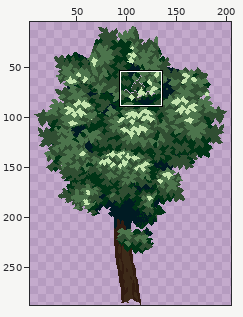
Pixel-art file: Aseprite/animations/objects/tree/3/trees_ani.aseprite. Above, an overview of the earlier version with the close-up marked.
Close-up. Old version:
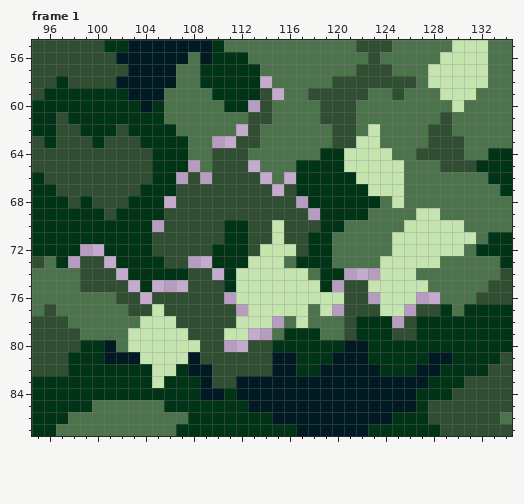
208x288 pixels, 8 frames. Shown: frame 1: x 95..134, y 55..87. The wide view leaves out empty margins.
After:
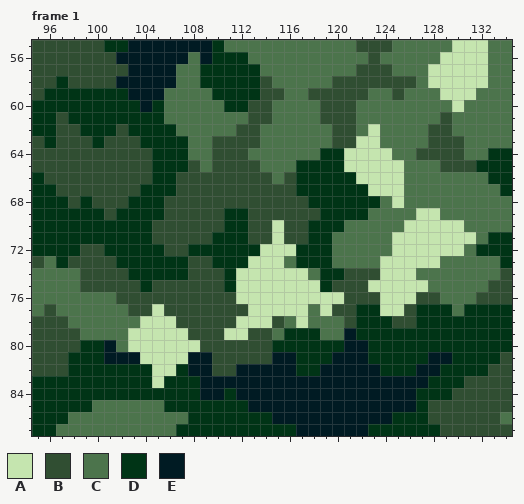
Palette (. is transparent): A #c5e5af  B #304e32  C #4c744c  D #003416  E #001b23
Edits made:
Frame 1, layer "Layer 1":
y 58: x 114 . -> B
y 59: x 115 . -> B
y 60: x 113 . -> B
y 62: x 112 . -> B
y 63: x 110..111 .. -> BB
y 65: x 108 . -> B; x 113 . -> B
y 66: x 107 . -> B; x 109 . -> B; x 114 . -> B; x 116 . -> B
y 67: x 115 . -> B
y 68: x 106 . -> B; x 117 . -> B
y 69: x 111..112 BB -> DD; x 118 . -> B
y 70: x 105 . -> B; x 118 B -> D
y 71: x 110 B -> D
y 72: x 99..100 .. -> BB; x 105 B -> D; x 108..109 BB -> DD; x 113 B -> D; x 117 B -> D
y 73: x 98 . -> B; x 101 . -> B; x 106..109 BB.. -> DDBB
y 74: x 102 . -> B; x 110 . -> B; x 121..123 ... -> BBB
y 75: x 103 . -> B; x 105..107 ... -> BBB; x 120 . -> B
y 76: x 104 . -> B; x 111 . -> B; x 123 . -> B; x 127..128 .. -> BB
y 77: x 112 . -> B; x 120 . -> B; x 122..123 BB -> DD; x 126..128 .BB -> BDD
y 78: x 115 . -> B; x 125 . -> B
y 79: x 113..114 .. -> BB; x 121 B -> E; x 125..126 BB -> DD
y 80: x 111..112 .. -> BB
y 81: x 109 B -> E
y 82: x 112..114 BBB -> EEE
y 83: x 110..111 BB -> EE
Boxes around the changes in both close-ups, in picture pixels (x1, y1, x2, y2):
changed: (68, 76, 440, 388)
